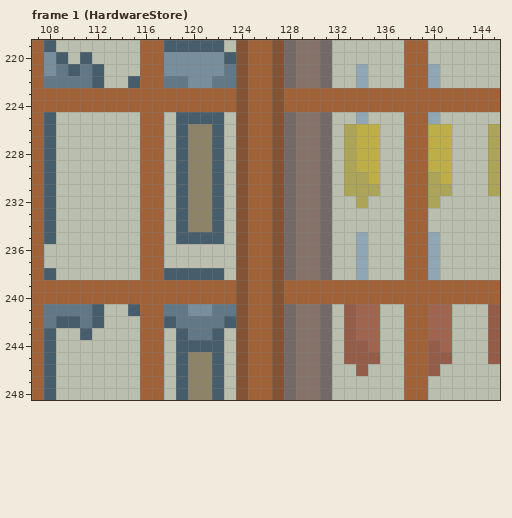
Pixel-art file: Aseprite/Main Background/Outside/StreetViewHardware:Barber.aseprite. Above is the file before it was changed.
512x288 pixels, 3 frames. Colours within 5 levels of each other are drawn and written as one. Shown: frame 1 (HardwareStore): x 107..145, y 219..248. The commit also changed other frames or places, which this record leaves out.
Once edited:
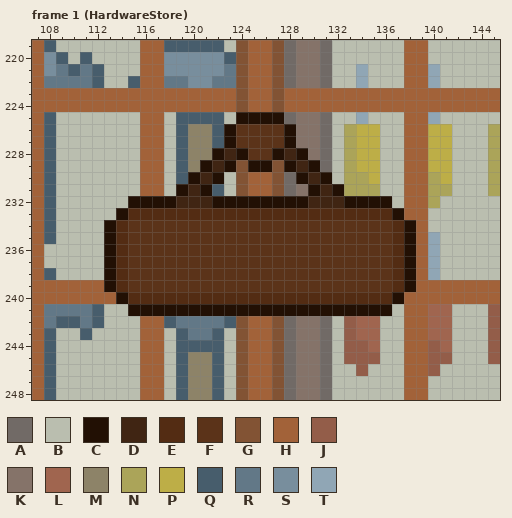
Palette (. is transparent): A #716a66  B #babeaf  C #221004  D #402513  E #532c13  F #5b3319  G #825334  H #a26239  J #935d49  K #857369  L #a0654f  M #8d8368  N #aba459  P #bdae47  Q #475d6c  R #627887  S #788e9d  T #90a6b5
Log entry: Stores update Convenient store
Diff:
Changed rows in their new state; - is an unchanged pixel.
Frame 1 (HardwareStore), layer "Closed":
first column x 113:
225 -----------CCCC-----------
226 ----------CFFFFC----------
227 ----------CFFFFC----------
228 ---------CDCFFCDC---------
229 --------CDC-CC-CDC--------
230 -------CDC------CDC-------
231 ------CDC--------CDC------
232 --CCCCDDDCCCCCCCCDDDCCCC--
233 -CEEEEEEEEEEEEEEEEEEEEEEC-
234 CEFFFFFFFFFFFFFFFFFFFFFFEC
235 CEFFFFFFFFFFFFFFFFFFFFFFEC
236 CEFFFFFFFFFFFFFFFFFFFFFFEC
237 CEFFFFFFFFFFFFFFFFFFFFFFEC
238 CEFFFFFFFFFFFFFFFFFFFFFFEC
239 CEFFFFFFFFFFFFFFFFFFFFFFEC
240 -CEEEEEEEEEEEEEEEEEEEEEEC-
241 --CCCCCCCCCCCCCCCCCCCCCC--
Pixel boxes of the changes (left, top, right, bottom) in both pictures:
changed: (104, 112, 416, 316)
